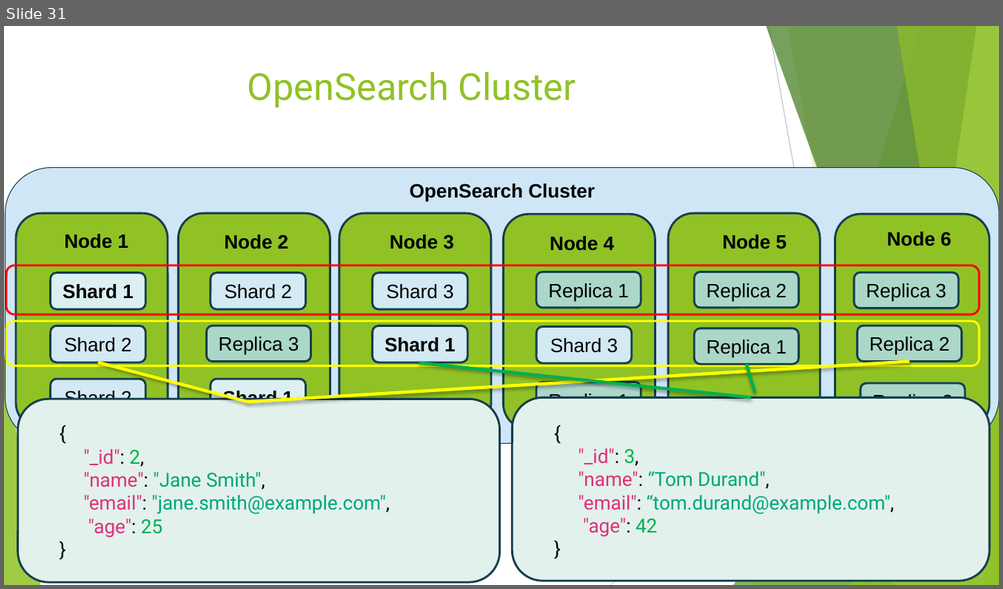
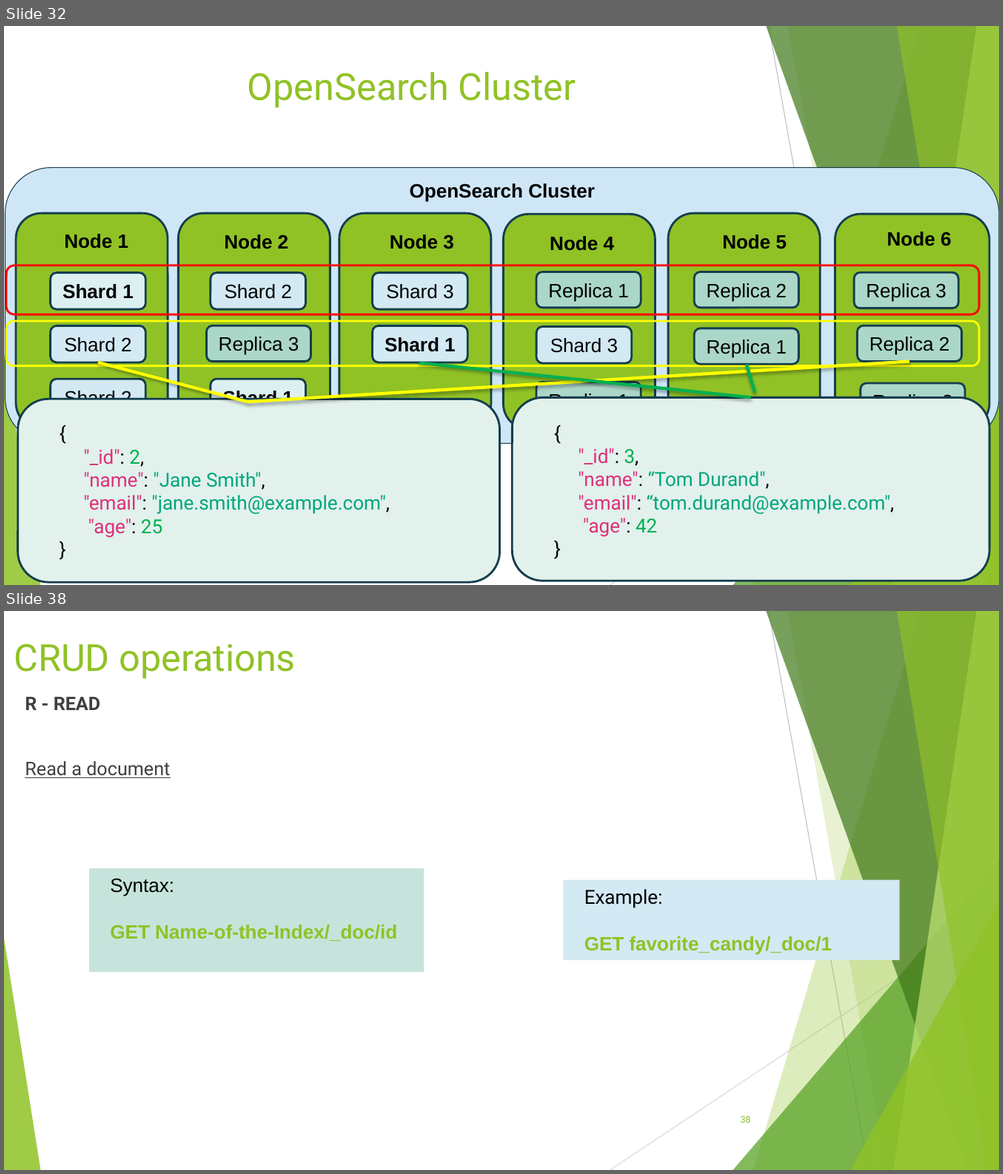
Before and after one commit to zwergon/ensg_search, a slide deck: docs/NoSQL introduction.pptx. Shown one above the other, each under a label of ours: slide 31 before the commit, slides 32 and 38 after it; the slides between them are not shown. The pictures are 1003x589 and 1003x1174 pixels, drawn with LibreOffice and Linux fonts; fonts in the diff are those of the drawing. Boxes give left, top, right and bottom in pixels: in the first picture for what was removed or moved away, otherwise in the second. Text is boxed around its words. In the diff, an @@ line names an element or a change of style, - is before the commit and + after.

```diff
--- a/docs/NoSQL introduction.pptx
+++ b/docs/NoSQL introduction.pptx
@@ slide 38 added at box(4, 611, 999, 1170), background #FFFFFF; not listed: 10 template elements that a slide beside it also shows @@
@@ title added at box(14, 644, 295, 679), 36 pt, text #90C226 @@
+CRUD operations
@@ text added at box(25, 697, 170, 778), 18 pt, text #404040, underline @@
+R - READ
+Read a document
@@ rectangle added at box(89, 869, 424, 972), fill #C6E4DB, 18.7 pt, text #90C226, bold @@
+Syntax:
+GET Name-of-the-Index/_doc/id
@@ rectangle added at box(563, 880, 899, 961), fill #D3E9F3, 18.7 pt, text #90C226, bold @@
+Example:
+GET favorite_candy/_doc/1
@@ page number added at box(740, 1116, 751, 1123), 9 pt, text #90C226 @@
+38
@@ what was slide 31 is now slide 32 @@
```
Also in this commit, not shown: 1 slide changed, 34 other slides added, 8 other files.
